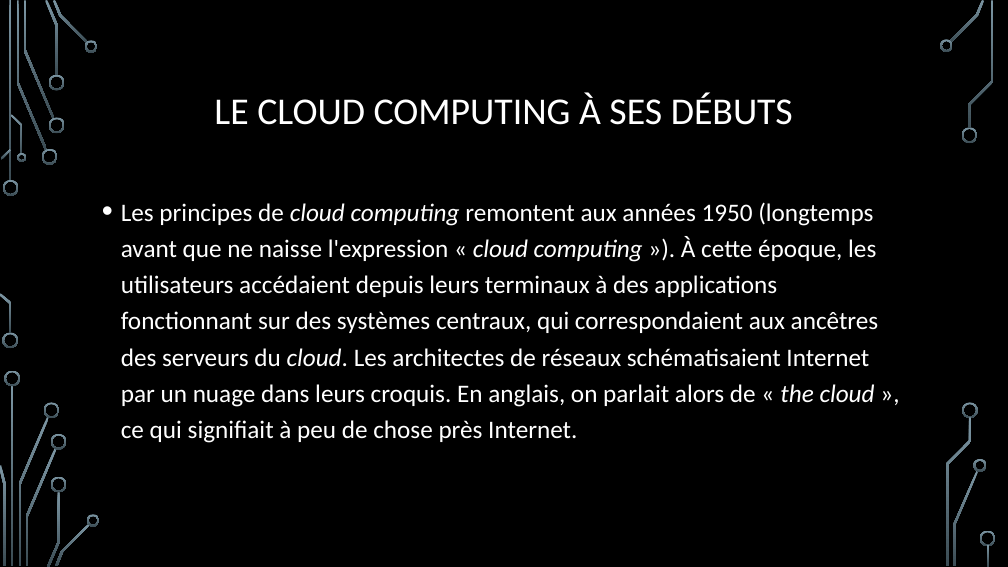
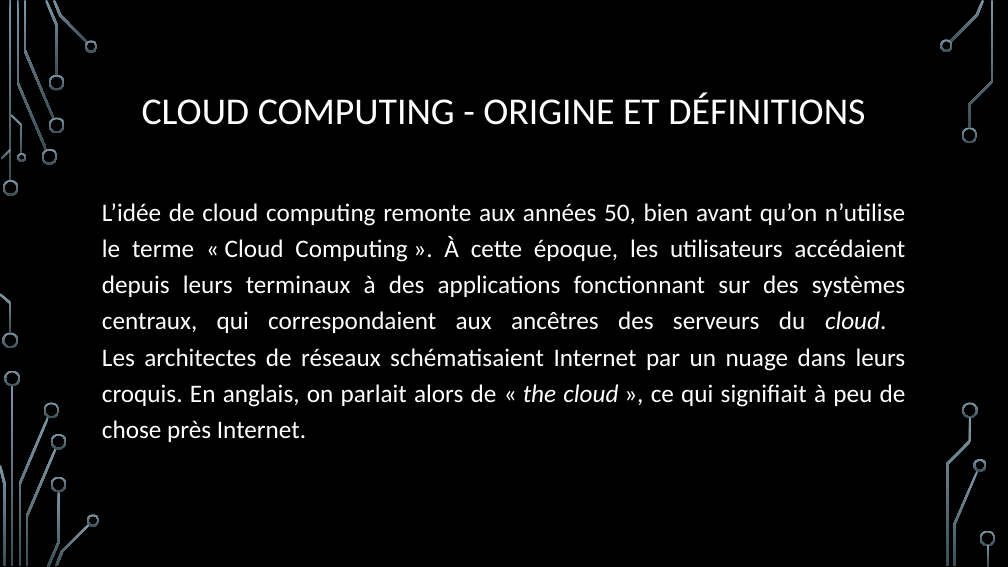
Before and after one commit to CorleoneDany/Cloud-Computing, a slide deck: slide 5 of Cloud Computing - F.pptx (slide 23 before the commit). Drawn at 1008x567 pixels with LibreOffice and Linux fonts; fonts in the diff are those of the drawing; background and template pictures are left out. Boxes give left, top, right and bottom in pixels: in the first picture for what was removed or moved away, otherwise in the second. Text is boxed around its words. In the diff, an @@ line names an element or a change of style, - is before the commit and + after.

```diff
--- a/Cloud Computing - F.pptx
+++ b/Cloud Computing - F.pptx
@@ title at [142,92,865,125]: text changed @@
-LE CLOUD COMPUTING À SES DÉBUTS
+CLOUD COMPUTING - ORIGINE ET DÉFINITIONS
@@ text at [102,203,906,442]: text changed @@
-• Les principes de cloud computing remontent aux années 1950 (longtemps avant que ne naisse l'expression « cloud computing »). À cette époque, les utilisateurs accédaient depuis leurs terminaux à des applications fonctionnant sur des systèmes centraux, qui correspondaient aux ancêtres des serveurs du cloud. Les architectes de réseaux schématisaient Internet par un nuage dans leurs croquis. En anglais, on parlait alors de « the cloud », ce qui signifiait à peu de chose près Internet.
+L’idée de cloud computing remonte aux années 50, bien avant qu’on n’utilise le terme « Cloud Computing ». À cette époque, les utilisateurs accédaient depuis leurs terminaux à des applications fonctionnant sur des systèmes centraux, qui correspondaient aux ancêtres des serveurs du cloud.
+Les architectes de réseaux schématisaient Internet par un nuage dans leurs croquis. En anglais, on parlait alors de « the cloud », ce qui signifiait à peu de chose près Internet.
```
Also in this commit, not shown: 20 other slides changed, 7 slides added, 2 slides removed.
